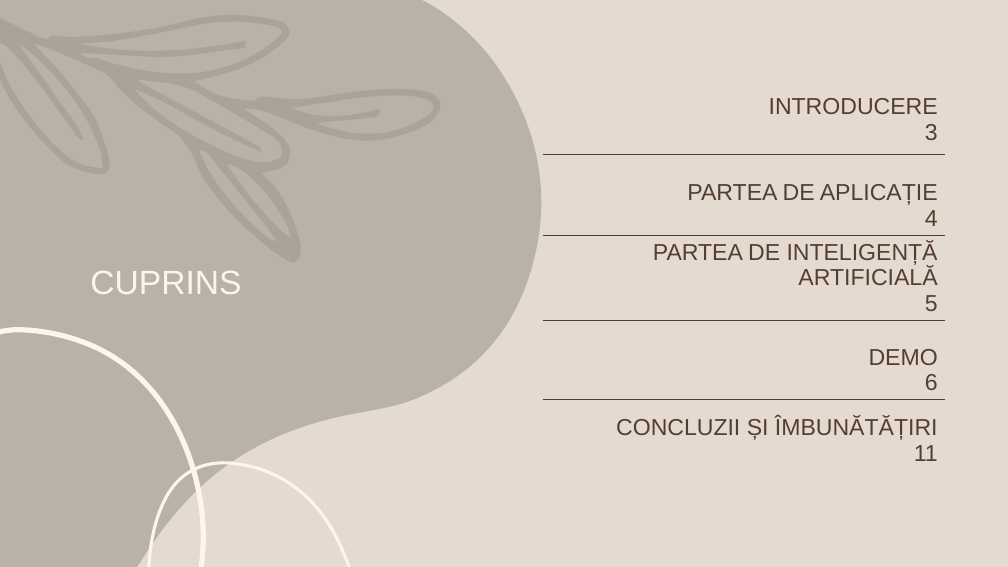
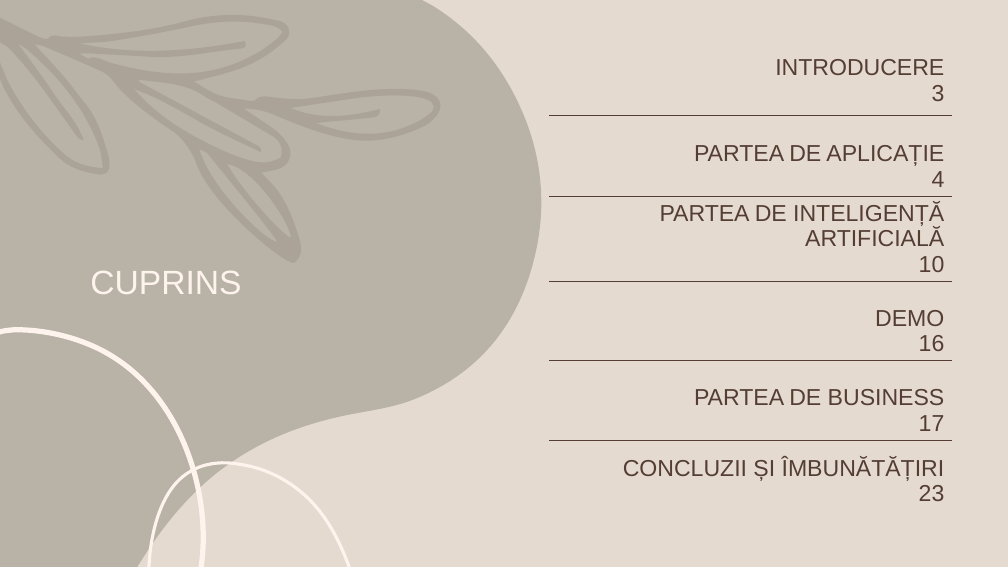
Before and after one commit to Alexandra7a/FuzzyMinds, a slide deck: slide 2 of docs/Teen Mental Health Presentation.pptx. Drawn at 1008x567 pixels with LibreOffice and Linux fonts; fonts in the diff are those of the drawing. Boxes give left, top, right and bottom in pixels: in the first picture for what was removed or moved away, otherwise in the second. Text is boxed around its words. In the diff, an @@ line names an element or a change of style, - is before the commit and + after.

```diff
--- a/docs/Teen Mental Health Presentation.pptx
+++ b/docs/Teen Mental Health Presentation.pptx
@@ table at bbox=[550, 51, 953, 516] @@
-row 3: PARTEA DE INTELIGENȚĂ ARTIFICIALĂ / 5
-row 4: DEMO / 6
-row 5: CONCLUZII ȘI ÎMBUNĂTĂȚIRI / 11
+row 3: PARTEA DE INTELIGENȚĂ ARTIFICIALĂ / 10
+row 4: DEMO / 16
+row 5: PARTEA DE BUSINESS / 17
+row 6: CONCLUZII ȘI ÎMBUNĂTĂȚIRI / 23
@@ table: place and size @@
-table at bbox=[543, 90, 946, 476]
+table at bbox=[550, 51, 953, 516]
```
Also in this commit, not shown: 4 other slides changed, 12 slides added, 2 slides removed, 1 other file.
